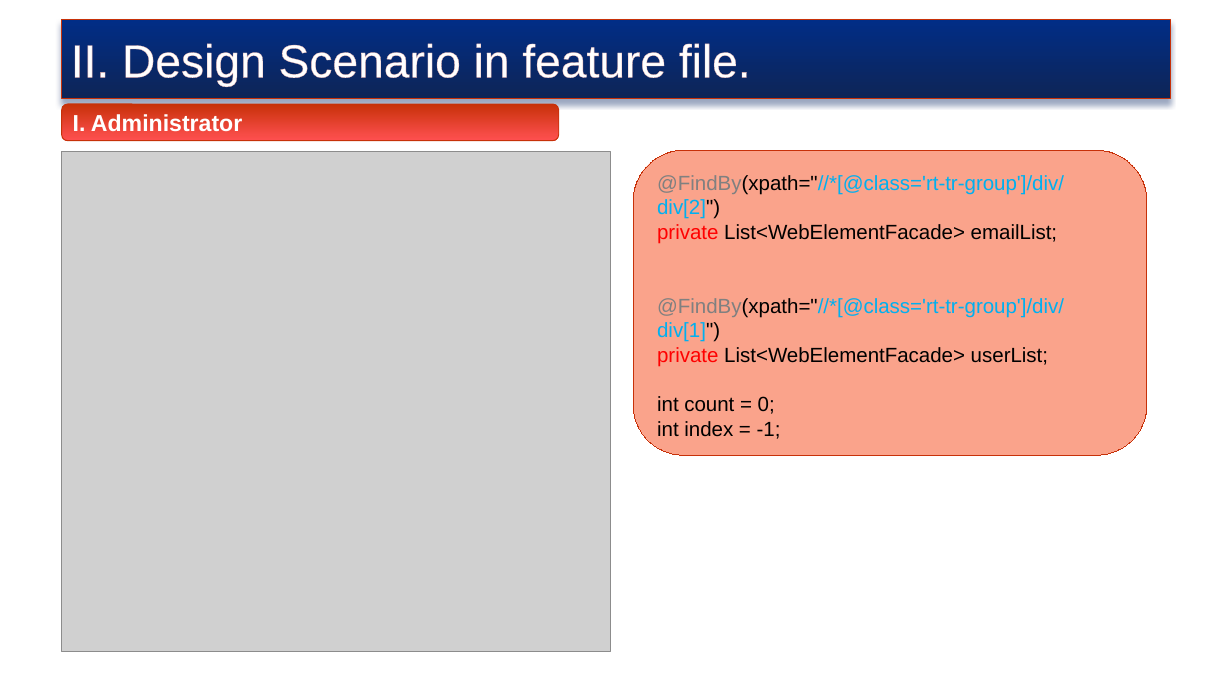
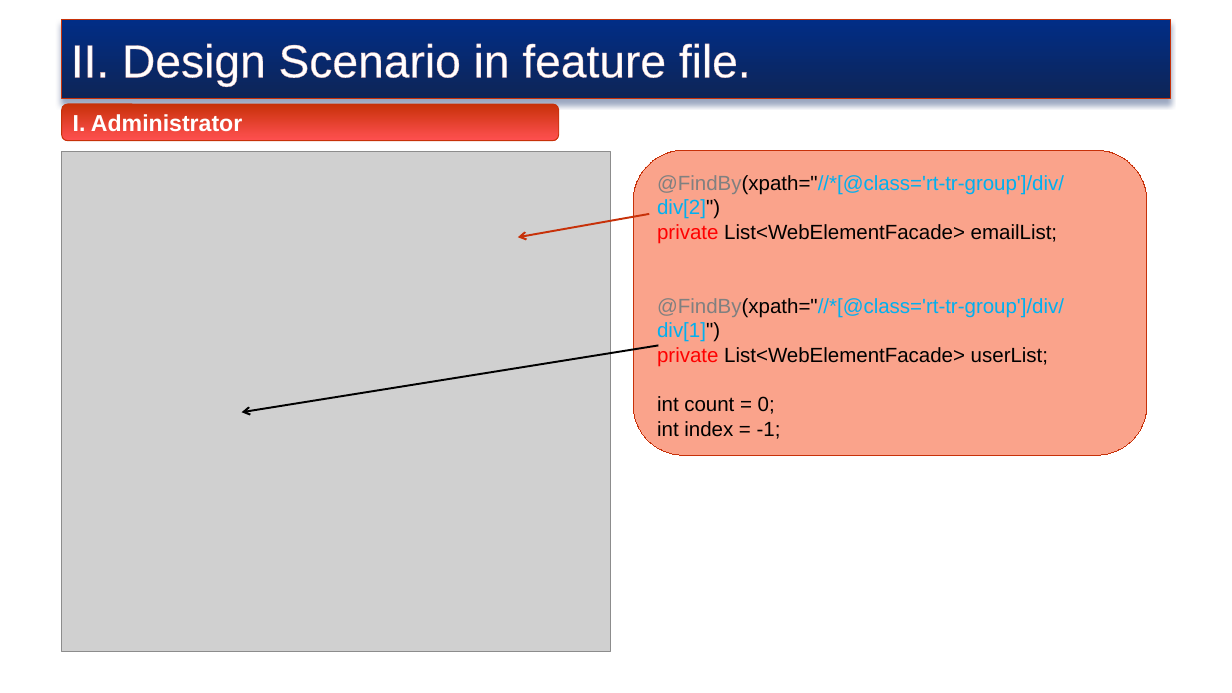
Before and after one commit to truyenkv/sharing, a slide deck: slide 7 of Sharing.pptx. Drawn at 1232x693 pixels with LibreOffice and Linux fonts; fonts in the diff are those of the drawing; grey boxes stand for pictures; background and template pictures are left out. Boxes give left, top, right and bottom in pixels: in the first picture for what was removed or moved away, otherwise in the second. Text is boxed around its words. In the diff, an @@ line names an element or a change of style, - is before the commit and + after.

```diff
--- a/Sharing.pptx
+++ b/Sharing.pptx
@@ arrow added from (650, 214) to (518, 238), #C73109 1.5 pt @@
@@ arrow added from (659, 346) to (242, 412), #000000 1.5 pt @@
```
Also in this commit, not shown: 1 other slide changed, 2 slides removed.
